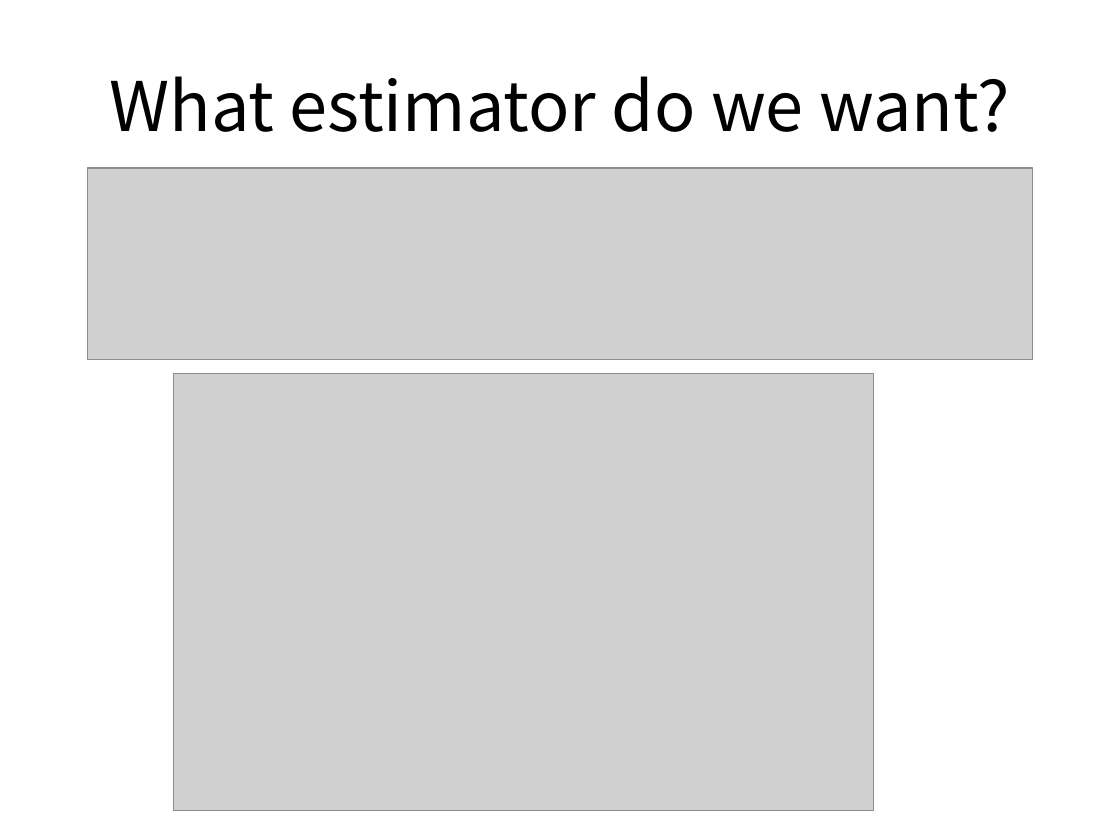
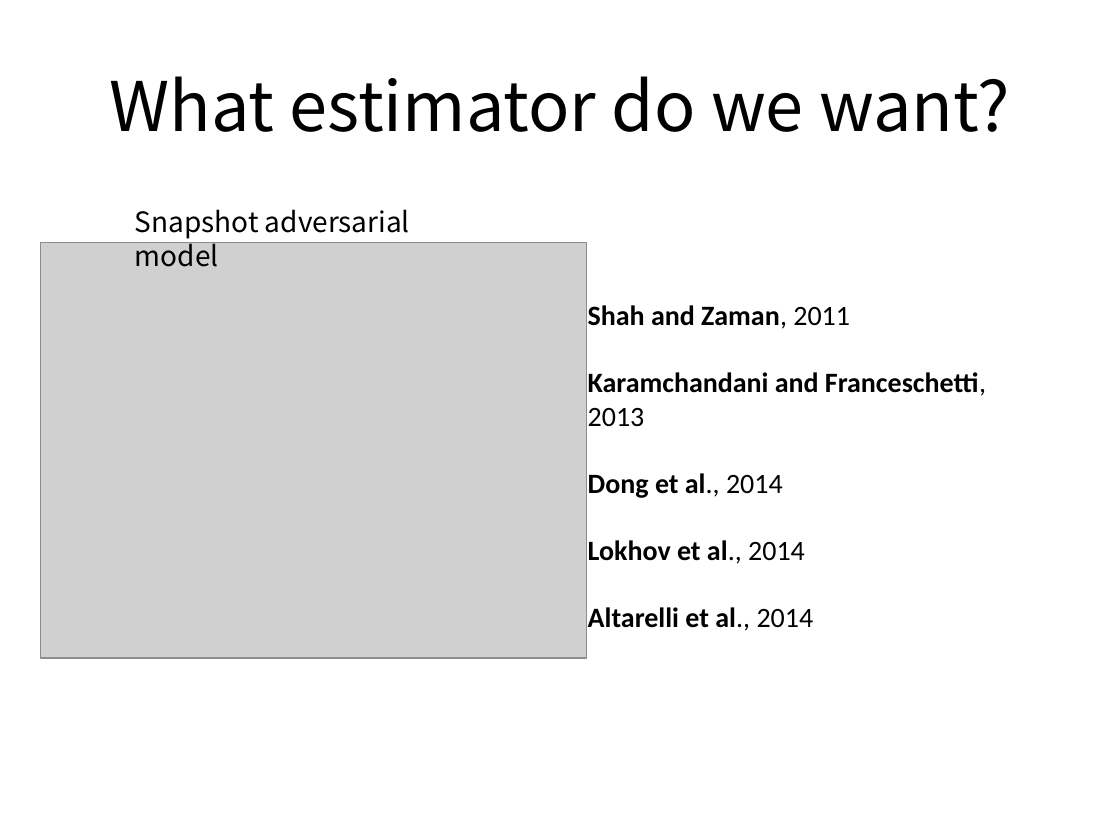
Before and after one commit to gfanti/anonymous-social-networks, a slide deck: slide 11 of presentation/presentation.pptx. Drawn at 1120x840 pixels with LibreOffice and Linux fonts; fonts in the diff are those of the drawing; grey boxes stand for pictures. Boxes give left, top, right and bottom in pixels: in the first picture for what was removed or moved away, otherwise in the second. Text is boxed around its words. In the diff, an @@ line names an element or a change of style, - is before the commit and + after.

Commit message:
presentation tweaks and added graph-drawing to the estimator class

```diff
--- a/presentation/presentation.pptx
+++ b/presentation/presentation.pptx
@@ picture removed at [87, 168, 1033, 360] @@
@@ text added at [135, 209, 410, 267], 18 pt, text #000000 @@
+Snapshot adversarial model
@@ picture added at [40, 243, 587, 659] @@
@@ text added at [588, 305, 986, 631], 18 pt, text #000000, bold @@
+Shah and Zaman, 2011
+Karamchandani and Franceschetti, 2013
+Dong et al., 2014
+Lokhov et al., 2014
+Altarelli et al., 2014
@@ picture removed at [174, 373, 874, 811] @@
```
Also in this commit, not shown: 3 other slides changed, 6 slides added, 1 slide removed, 1 other file.
